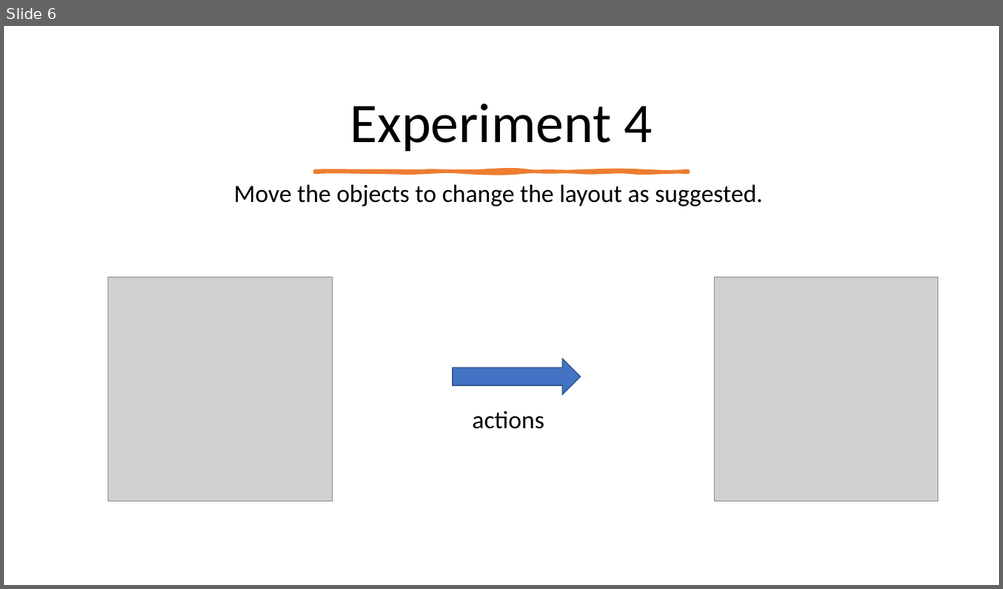
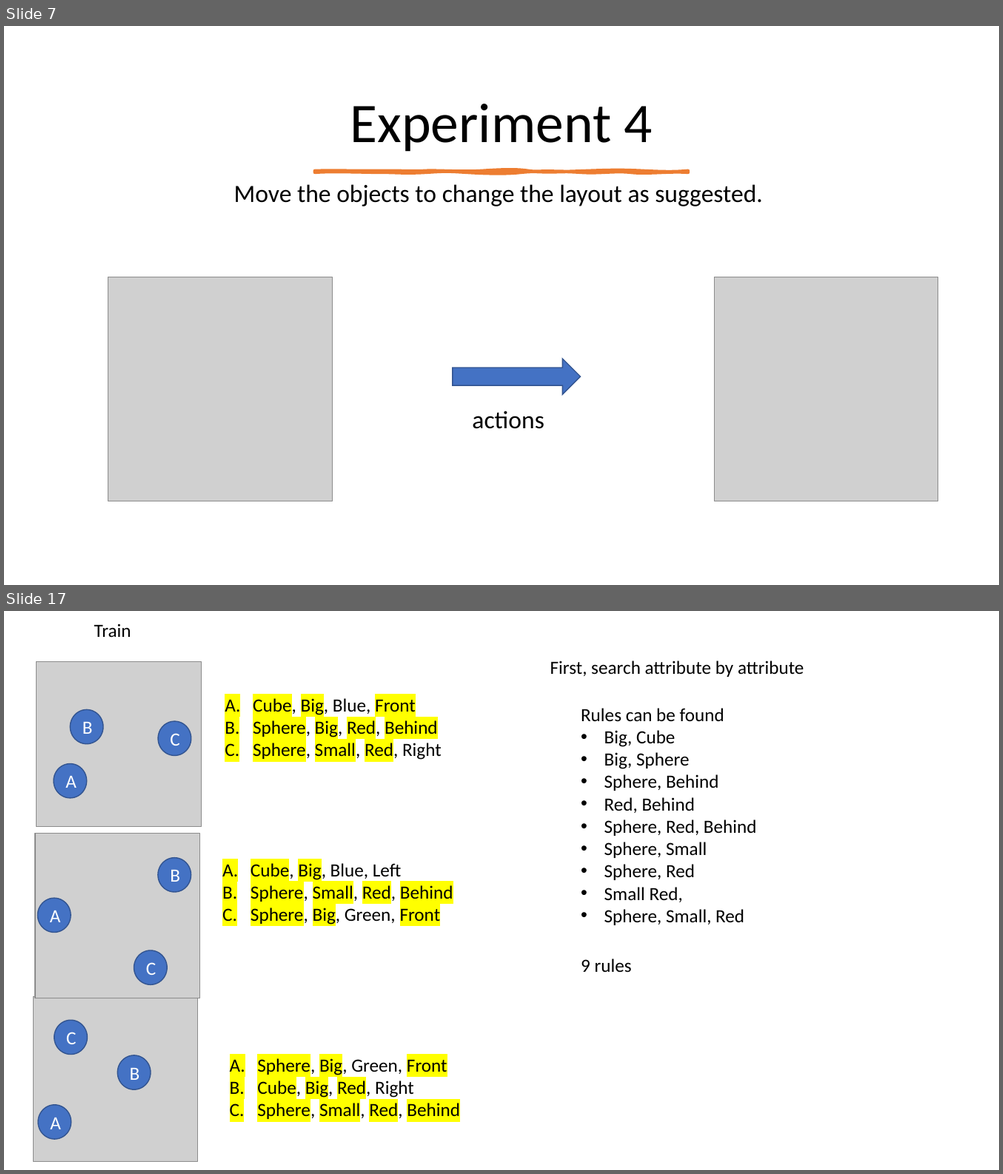
Before and after one commit to akweury/nsai_note, a slide deck: spatial_relation_vector.pptx. Shown one above the other, each under a label of ours: slide 6 before the commit, slides 7 and 17 after it; the slides between them are not shown. The pictures are 1003x589 and 1003x1174 pixels, drawn with LibreOffice and Linux fonts; fonts in the diff are those of the drawing; grey boxes stand for pictures. Boxes give left, top, right and bottom in pixels: in the first picture for what was removed or moved away, otherwise in the second. Text is boxed around its words. In the diff, an @@ line names an element or a change of style, - is before the commit and + after.

```diff
--- a/spatial_relation_vector.pptx
+++ b/spatial_relation_vector.pptx
@@ slide 17 added at (x1=4, y1=611, x2=999, y2=1170), background #FFFFFF @@
@@ text added at (x1=94, y1=624, x2=131, y2=637), 18 pt, text #000000 @@
+Train
@@ picture added at (x1=36, y1=662, x2=201, y2=826) @@
@@ text added at (x1=550, y1=661, x2=803, y2=677), 18 pt, text #000000 @@
+First, search attribute by attribute
@@ text added at (x1=253, y1=696, x2=441, y2=761), 18 pt, text #000000 @@
+A. Cube, Big, Blue, Front
+B. Sphere, Big, Red, Behind
+C. Sphere, Small, Red, Right
@@ ellipse added at (x1=71, y1=709, x2=103, y2=743), fill #4472C4, outline #325491 1 pt, 18 pt, text #FFFFFF @@
+B
@@ ellipse added at (x1=158, y1=721, x2=190, y2=756), fill #4472C4, outline #325491 1 pt, 18 pt, text #FFFFFF @@
+C
@@ text added at (x1=580, y1=708, x2=757, y2=925), 18 pt, text #000000 @@
+Rules can be found
+• Big, Cube
+• Big, Sphere
+• Sphere, Behind
+• Red, Behind
+• Sphere, Red, Behind
+• Sphere, Small
+• Sphere, Red
+• Small Red,
+• Sphere, Small, Red
@@ ellipse added at (x1=54, y1=764, x2=87, y2=798), fill #4472C4, outline #325491 1 pt, 18 pt, text #FFFFFF @@
+A
@@ picture added at (x1=35, y1=833, x2=200, y2=998) @@
@@ ellipse added at (x1=158, y1=858, x2=190, y2=892), fill #4472C4, outline #325491 1 pt, 18 pt, text #FFFFFF @@
+B
@@ text added at (x1=250, y1=861, x2=453, y2=926), 18 pt, text #000000 @@
+A. Cube, Big, Blue, Left
+B. Sphere, Small, Red, Behind
+C. Sphere, Big, Green, Front
@@ ellipse added at (x1=37, y1=898, x2=71, y2=933), fill #4472C4, outline #325491 1 pt, 18 pt, text #FFFFFF @@
+A
@@ ellipse added at (x1=134, y1=951, x2=167, y2=985), fill #4472C4, outline #325491 1 pt, 18 pt, text #FFFFFF @@
+C
@@ text added at (x1=580, y1=959, x2=632, y2=973), 18 pt, text #000000 @@
+9 rules
@@ picture added at (x1=33, y1=997, x2=198, y2=1162) @@
@@ ellipse added at (x1=54, y1=1021, x2=87, y2=1055), fill #4472C4, outline #325491 1 pt, 18 pt, text #FFFFFF @@
+C
@@ ellipse added at (x1=117, y1=1056, x2=151, y2=1090), fill #4472C4, outline #325491 1 pt, 18 pt, text #FFFFFF @@
+B
@@ text added at (x1=257, y1=1056, x2=460, y2=1122), 18 pt, text #000000 @@
+A. Sphere, Big, Green, Front
+B. Cube, Big, Red, Right
+C. Sphere, Small, Red, Behind
@@ ellipse added at (x1=38, y1=1105, x2=71, y2=1140), fill #4472C4, outline #325491 1 pt, 18 pt, text #FFFFFF @@
+A
@@ what was slide 6 is now slide 7 @@
```
Also in this commit, not shown: 2 slides changed, 16 other slides added.
